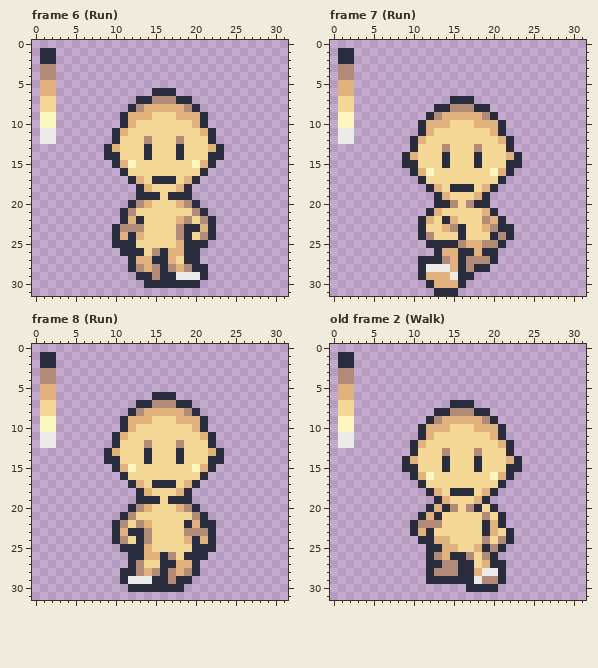
Two states of a pixel-art file, public/assets/sprites/project_file/char_def_b_male_all.aseprite. The first picture shows the starting point.
32x32 pixels, 9 frames. Shown: frame 6 (Run), frame 7 (Run), frame 8 (Run), old frame 2 (Walk). The commit also changed other frames, which this record leaves out.
Now the later version:
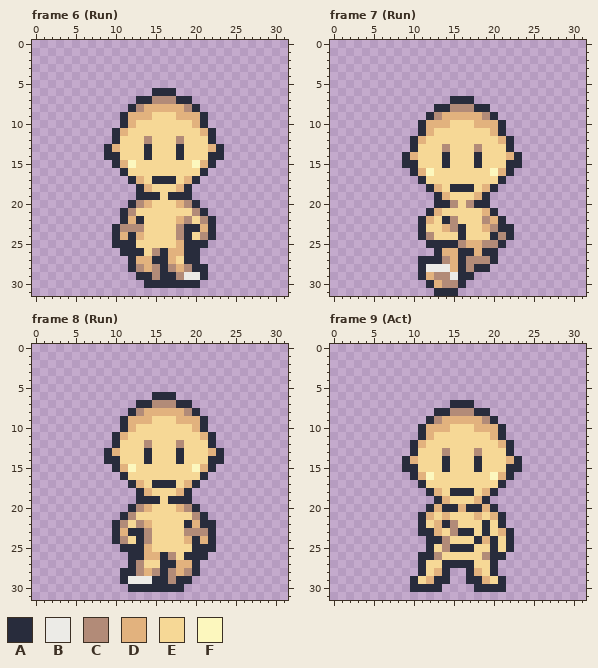
Palette (. is transparent): A #282c3c  B #ecebe7  C #b28b78  D #e2b27e  E #f6d896  F #fcf7be
A new or re-ordered frame is compared with the old frame closest to it.
Edits made:
frames 9 -> 48
layer "Pallette" now hidden
Frame 6 (Run):
The edit turns colour B into colour C in row 29 at x 18.
Colour A is gone in rows 1 to 2 at x 1 to 2.
Colour B is gone in rows 11 to 12 at x 1 to 2.
Colour C is gone in rows 3 to 4 at x 1 to 2.
Colour D is gone in rows 5 to 6 at x 1 to 2.
Colour E is gone in rows 7 to 8 at x 1 to 2.
Colour F is gone in rows 9 to 10 at x 1 to 2.
Frame 7 (Run):
The edit turns colour D into colour C in row 22 at x 15; in row 29 at x 13 to 14; in row 30 at x 14 to 15.
Colour A is gone in rows 1 to 2 at x 1 to 2.
Colour B is gone in rows 11 to 12 at x 1 to 2.
Colour C is gone in rows 3 to 4 at x 1 to 2.
Colour D is gone in rows 5 to 6 at x 1 to 2.
Colour E is gone in rows 7 to 8 at x 1 to 2.
Colour F is gone in rows 9 to 10 at x 1 to 2.
Frame 8 (Run):
Colour A is gone in rows 1 to 2 at x 1 to 2.
Colour B is gone in rows 11 to 12 at x 1 to 2.
Colour C is gone in rows 3 to 4 at x 1 to 2.
Colour D is gone in rows 5 to 6 at x 1 to 2.
Colour E is gone in rows 7 to 8 at x 1 to 2.
Colour F is gone in rows 9 to 10 at x 1 to 2.
Frame 9 (Act) is new; against old frame 2 (Walk):
There is now colour A in row 25 at x 22; in row 26 at x 11 and 21; in rows 27 to 28 at x 11; in row 29 at x 10; in row 30 at x 10 to 13 and 21.
The edit turns colour B into colour A in row 28 at x 20; in row 29 at x 18.
The edit turns colour C into colour A in row 20 at x 15 and 17; in row 22 at x 11; in row 25 at x 20; in row 27 at x 14 to 15; in row 28 at x 14.
The edit turns colour D into colour A in row 23 at x 11; in row 24 at x 13; in row 25 at x 15.
The edit turns colour E into colour A in row 22 at x 14; in row 23 at x 16 to 17; in row 24 at x 18 and 20; in row 25 at x 16 to 17.
The edit turns colour D into colour C in rows 24 to 25 at x 14.
The edit turns colour E into colour C in rows 22 to 23 at x 15.
The edit turns colour A into colour D in row 29 at x 12.
The edit turns colour C into colour D in row 22 at x 13; in row 24 at x 19; in row 28 at x 13; in row 29 at x 19.
The edit turns colour E into colour D in row 20 at x 16 and 19; in row 21 at x 14, 18 and 20; in row 23 at x 13 and 21.
There is now colour E in row 29 at x 11.
The edit turns colour A into colour E in row 21 at x 13; in row 25 at x 13, 19 and 21; in row 26 at x 15 to 16; in row 27 at x 12 to 13; in row 28 at x 12.
The edit turns colour B into colour E in row 28 at x 19.
The edit turns colour C into colour E in row 21 at x 19; in row 22 at x 12; in row 24 at x 21; in row 26 at x 17; in row 29 at x 20.
The edit turns colour D into colour E in rows 22 to 23 at x 20; in row 25 at x 18; in row 26 at x 14; in row 27 at x 19.
Colour A is gone in rows 1 to 2 at x 1 to 2; in rows 22 to 23 at x 10; in row 24 at x 11; in row 27 at x 21; in row 28 at x 16 and 21; in row 29 at x 15 to 16.
Colour A is gone in row 30 at x 17.
Colour B is gone in rows 11 to 12 at x 1 to 2.
Colour C is gone in rows 3 to 4 at x 1 to 2; in row 28 at x 15.
Colour D is gone in rows 5 to 6 at x 1 to 2.
Colour E is gone in rows 7 to 8 at x 1 to 2.
Colour F is gone in rows 9 to 10 at x 1 to 2.
Boxes around the changes in both pictures, in picture pixels (x1, y1, x2, y2):
erased: (40, 48, 56, 144)
changed: (176, 272, 184, 280)
erased: (338, 48, 354, 144)
changed: (450, 216, 458, 224)
changed: (434, 272, 458, 288)
erased: (40, 352, 56, 448)
erased: (338, 352, 354, 448)
changed: (410, 504, 514, 592)
